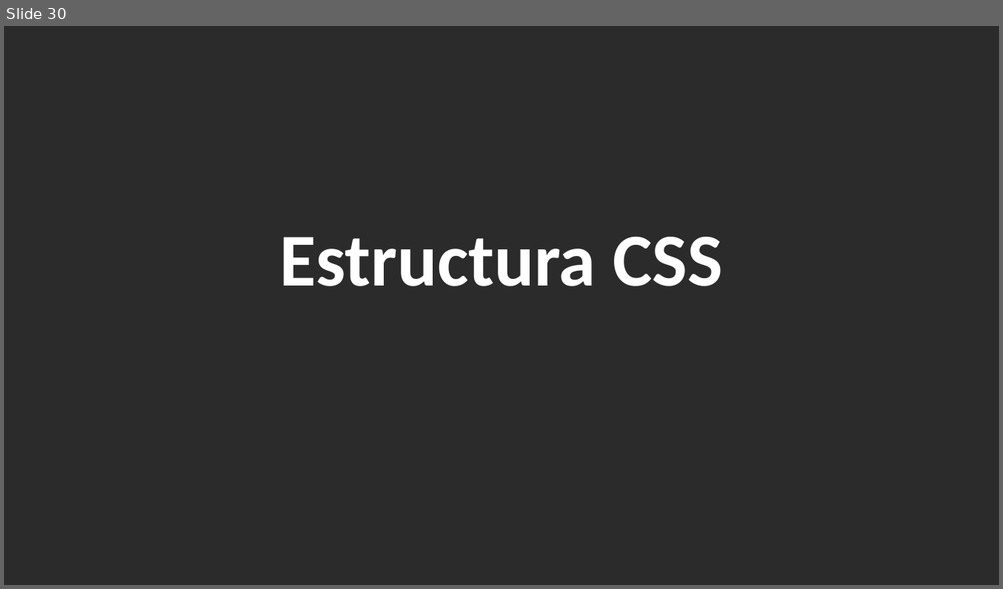
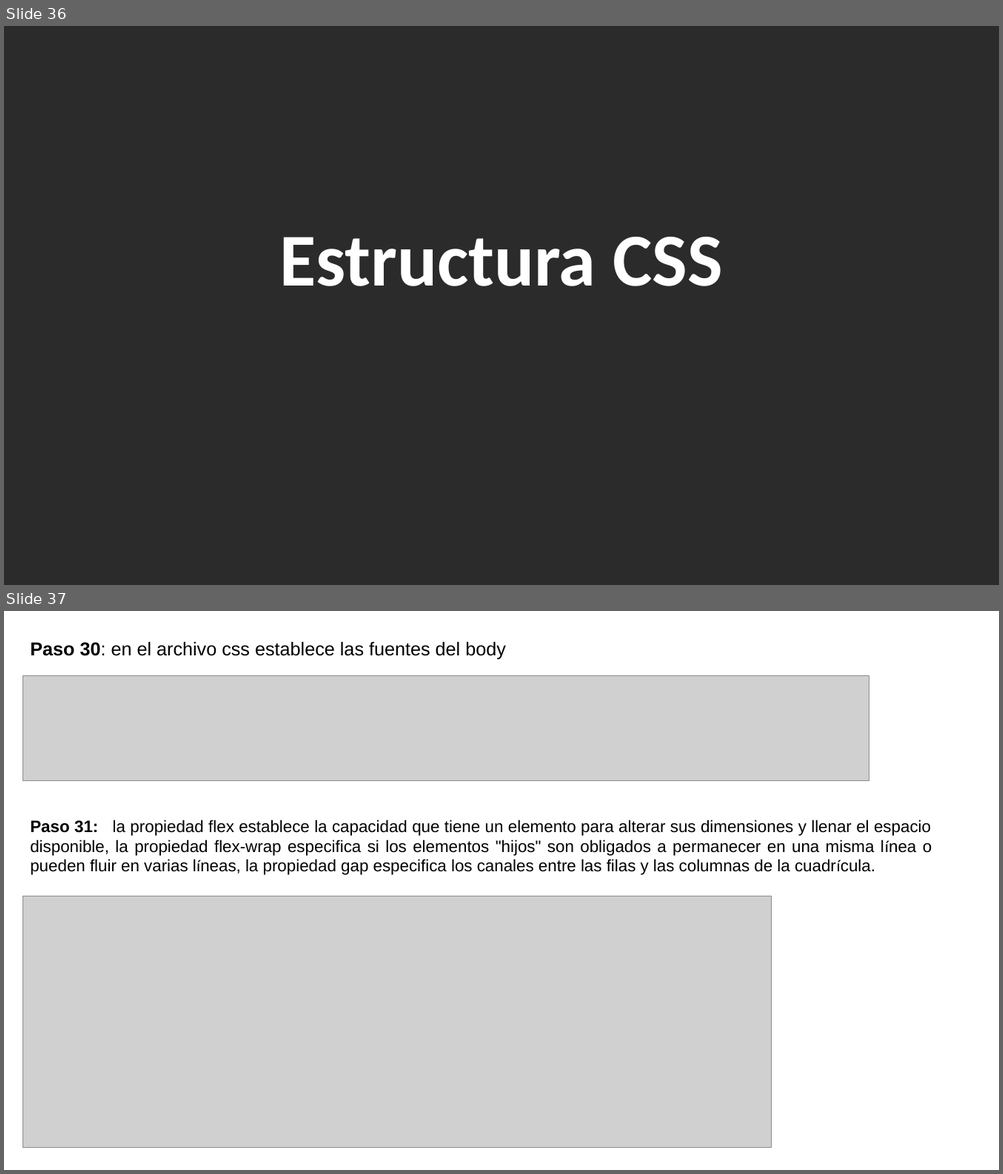
Before and after one commit to ADS02023/tecladoVirtual, a slide deck: Teclado.pptx. Shown one above the other, each under a label of ours: slide 30 before the commit, slides 36 and 37 after it. The pictures are 1003x589 and 1003x1174 pixels, drawn with LibreOffice and Linux fonts; fonts in the diff are those of the drawing; grey boxes stand for pictures; background and template pictures are left out; a plain dark background stands for a picture behind light text. Boxes give left, top, right and bottom in pixels: in the first picture for what was removed or moved away, otherwise in the second. Text is boxed around its words. In the diff, an @@ line names an element or a change of style, - is before the commit and + after.

```diff
--- a/Teclado.pptx
+++ b/Teclado.pptx
@@ slide 37 added at bbox=[4, 611, 999, 1170], background picture (left out) @@
@@ text added at bbox=[30, 641, 506, 660], 18 pt, text #000000 @@
+Paso 30: en el archivo css establece las fuentes del body
@@ picture added at bbox=[22, 676, 869, 781] @@
@@ text added at bbox=[30, 820, 931, 875], 16 pt, text #000000 @@
+Paso 31: la propiedad flex establece la capacidad que tiene un elemento para alterar sus dimensiones y llenar el espacio disponible, la propiedad flex-wrap especifica si los elementos "hijos" son obligados a permanecer en una misma línea o pueden fluir en varias líneas, la propiedad gap especifica los canales entre las filas y las columnas de la cuadrícula.
@@ picture added at bbox=[22, 897, 771, 1148] @@
@@ what was slide 30 is now slide 36 @@
```
Also in this commit, not shown: 16 slides changed, 13 other slides added, 4 slides removed, 5 other files.
